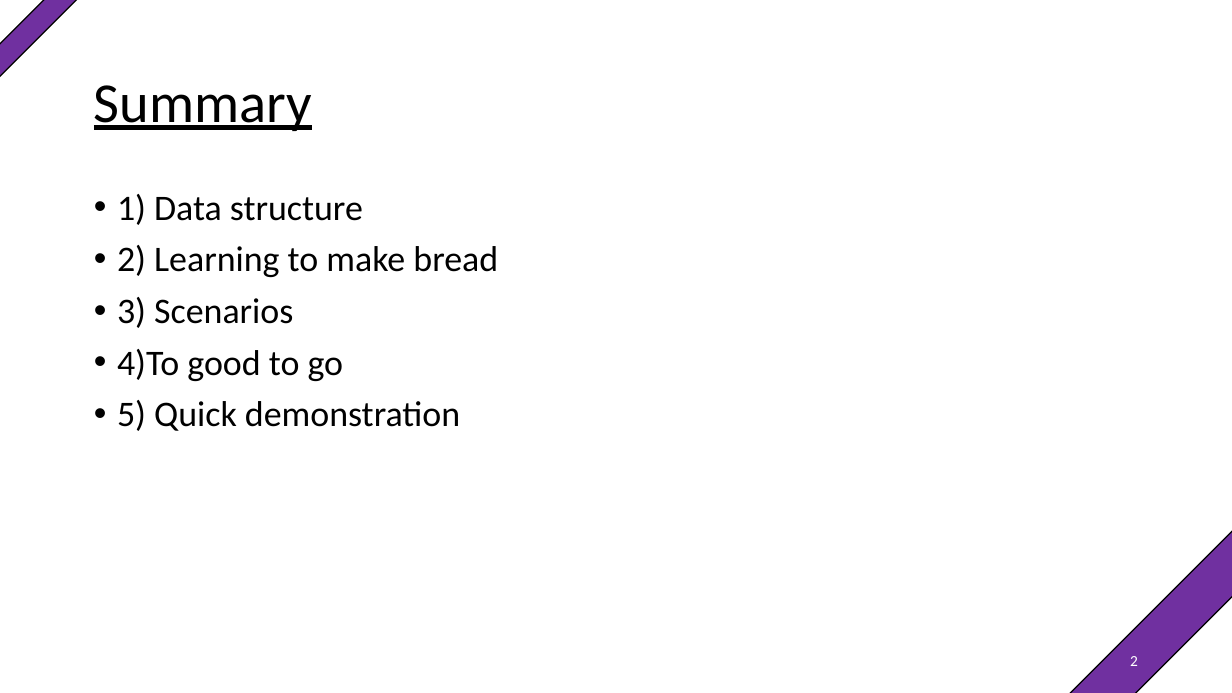
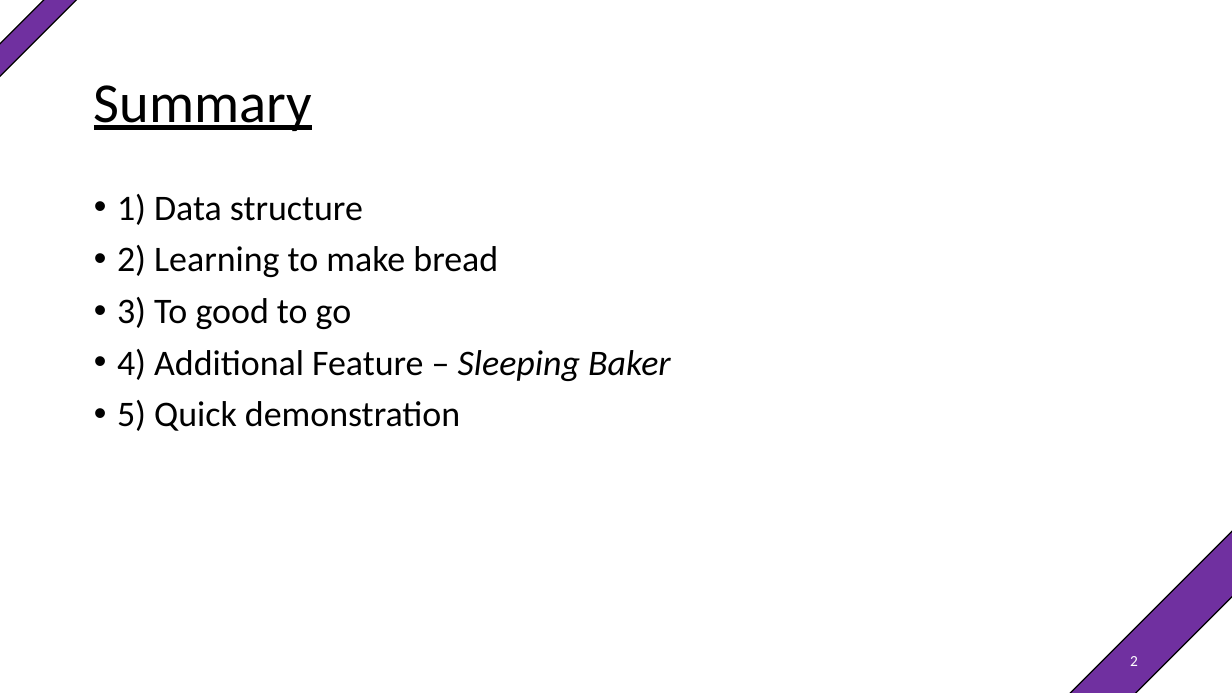
Before and after one commit to xHascox/Bakery, a slide deck: slide 2 of Presentation/Presentation Group 1_OS_Unifr.pptx. Drawn at 1232x693 pixels with LibreOffice and Linux fonts; fonts in the diff are those of the drawing. Boxes give left, top, right and bottom in pixels: in the first picture for what was removed or moved away, otherwise in the second. Text is boxed around its words. In the diff, an @@ line names an element or a change of style, - is before the commit and + after.

Commit message:
summary

```diff
--- a/Presentation/Presentation Group 1_OS_Unifr.pptx
+++ b/Presentation/Presentation Group 1_OS_Unifr.pptx
@@ text at <box>117,297,671,381</box>: text changed @@
-• 3) Scenarios
-• 4)To good to go
+• 3) To good to go
+• 4) Additional Feature – Sleeping Baker
```
